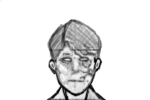
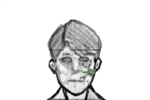
Layered file, before and after one edit (150x100). Changes by layer:
renamed "Calque 10" to "Calque 11", painted on it over 64, 58, 93, 76
